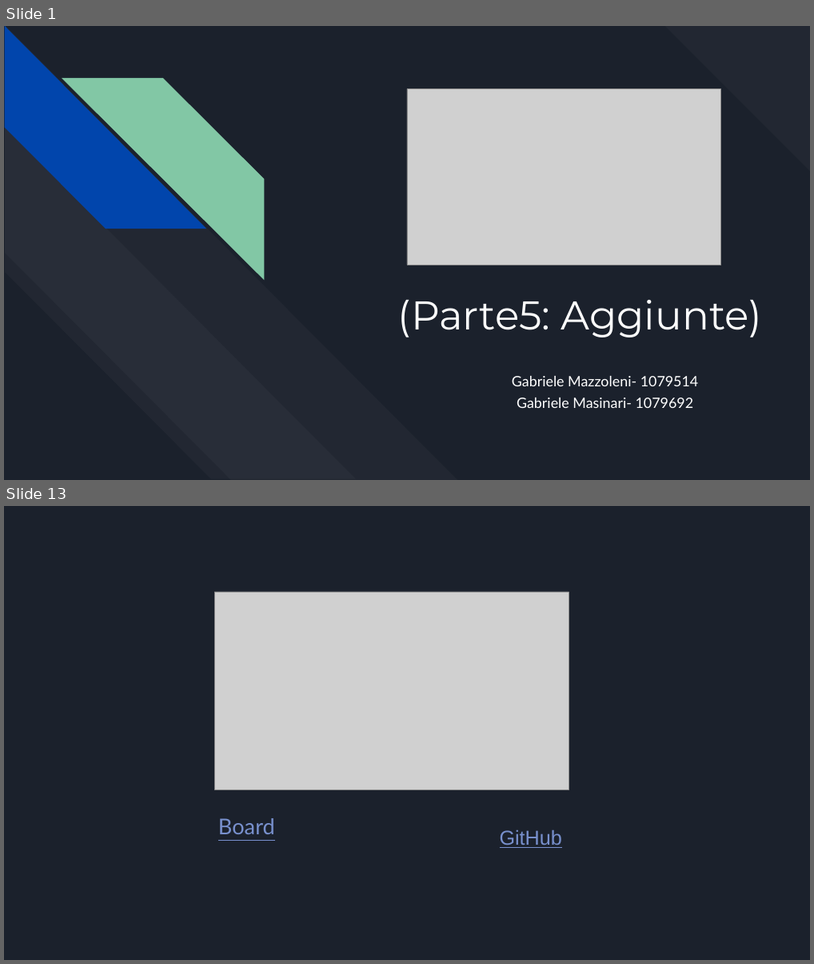
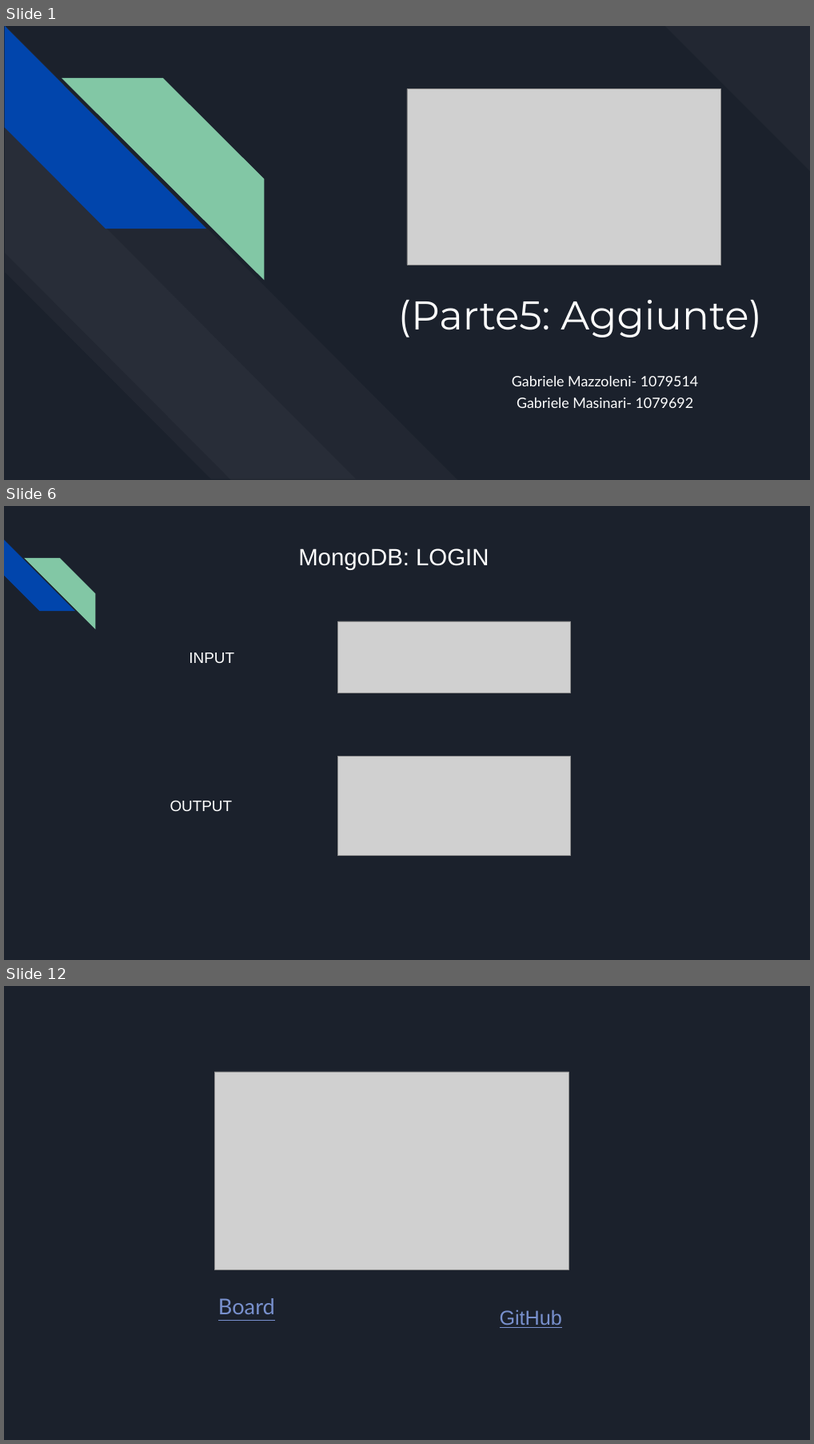
Before and after one commit to Gabriele-Mazzoleni/Progetti_Tec_Cloud_Mobile_2024, a slide deck: Parte 5/Presentazione TedxTok(parte 5).pptx. Shown one above the other, each under a label of ours: slides 1 and 13 before the commit, slides 1, 6 and 12 after it; the slides between them are not shown. The pictures are 814x964 and 814x1444 pixels, drawn with LibreOffice and Linux fonts; fonts in the diff are those of the drawing; grey boxes stand for pictures. Boxes give left, top, right and bottom in pixels: in the first picture for what was removed or moved away, otherwise in the second. Text is boxed around its words. In the diff, an @@ line names an element or a change of style, - is before the commit and + after.

```diff
--- a/Parte 5/Presentazione TedxTok(parte 5).pptx
+++ b/Parte 5/Presentazione TedxTok(parte 5).pptx
@@ slide 6 added at box(4, 506, 810, 960), background #1B212C @@
@@ diag stripe added at box(4, 540, 75, 612), fill #0145AC @@
@@ text added at box(298, 548, 489, 570), 28 pt, text #FFFFFF @@
+MongoDB: LOGIN
@@ diag stripe added at box(24, 558, 95, 629), fill #82C7A5 @@
@@ picture added at box(338, 621, 571, 692) @@
@@ text added at box(189, 652, 234, 663), 18 pt, text #FFFFFF @@
+INPUT
@@ picture added at box(338, 756, 571, 856) @@
@@ text added at box(170, 800, 233, 811), 18 pt, text #FFFFFF @@
+OUTPUT
@@ what was slide 13 is now slide 12 @@
```
Also in this commit, not shown: 3 slides changed, 6 other slides added, 8 slides removed.
